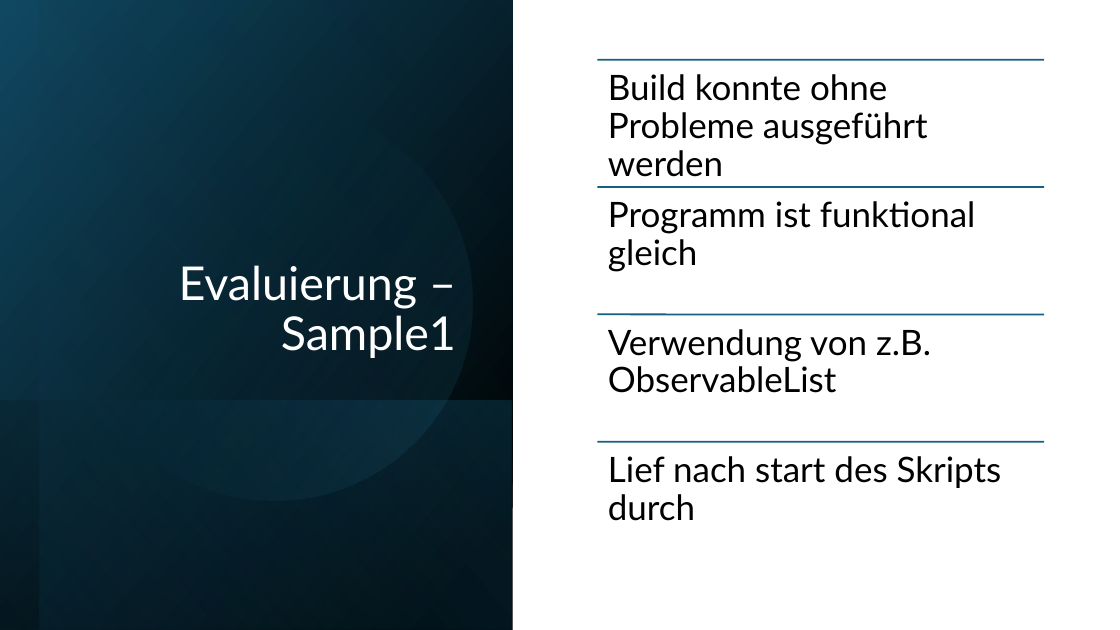
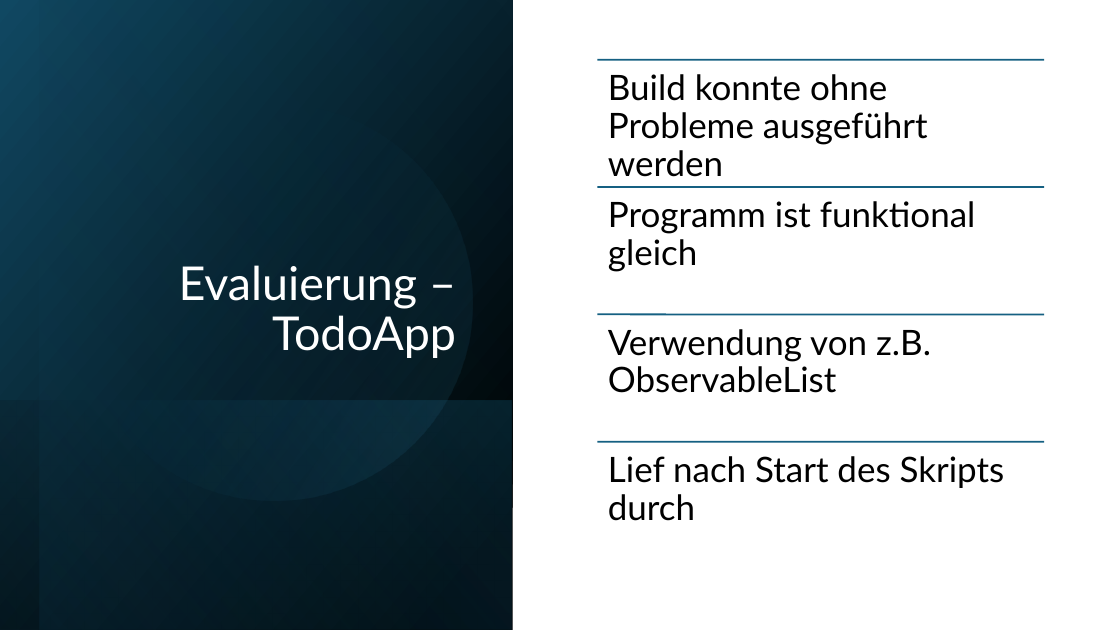
Before and after one commit to kis4-2026ss/projekt-g1-dorninger-pallinger, a slide deck: slide 28 of AI-Assisted Java Legacy Migration.pptx. Drawn at 1120x630 pixels with LibreOffice and Linux fonts; fonts in the diff are those of the drawing. Boxes give left, top, right and bottom in pixels: in the first picture for what was removed or moved away, otherwise in the second. Text is boxed around its words. In the diff, an @@ line names an element or a change of style, - is before the commit and + after.

```diff
--- a/AI-Assisted Java Legacy Migration.pptx
+++ b/AI-Assisted Java Legacy Migration.pptx
@@ title at (179,265,456,358): text changed @@
-Evaluierung – Sample1
+Evaluierung – TodoApp
@@ text at (608,456,1005,521): text changed @@
-Lief nach start des Skripts durch
+Lief nach Start des Skripts durch
```
Also in this commit, not shown: 15 other slides changed, 2 slides added.
